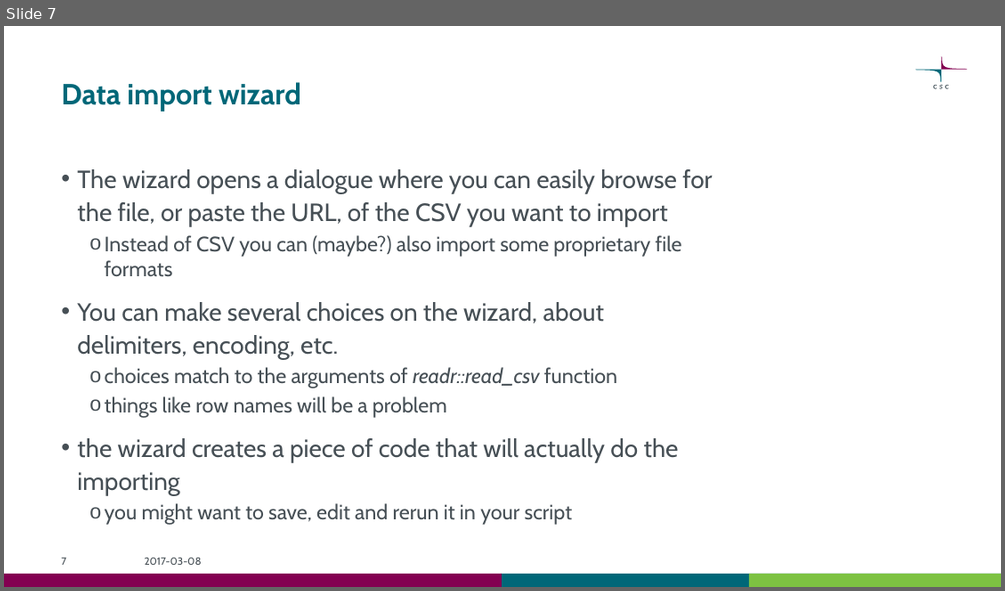
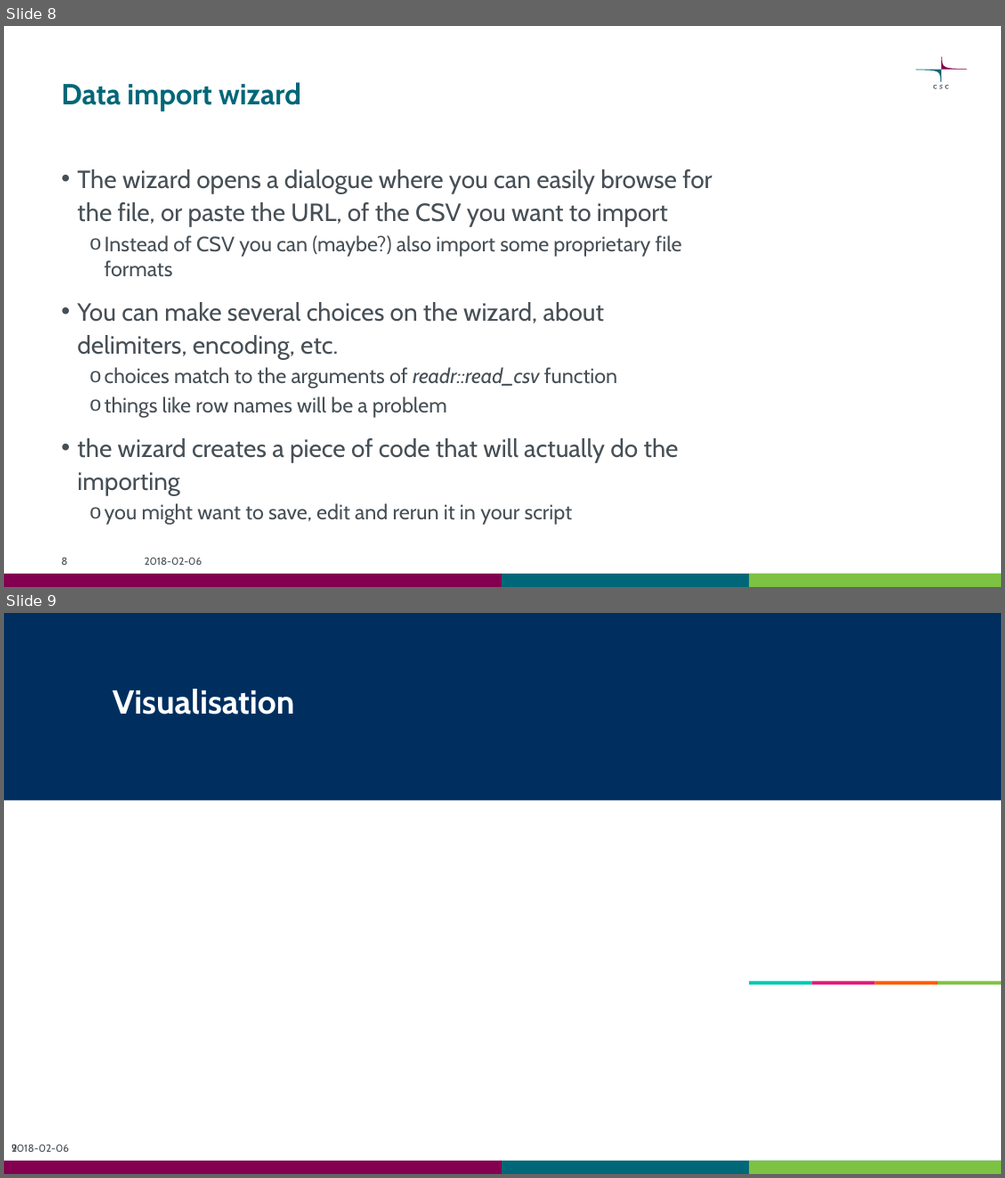
Before and after one commit to csc-training/wrangling-with-R, a slide deck: wrangling_with_r_bio18.pptx. Shown one above the other, each under a label of ours: slide 7 before the commit, slides 8 and 9 after it. The pictures are 1005x591 and 1005x1178 pixels, drawn with LibreOffice and Linux fonts; fonts in the diff are those of the drawing; background and template pictures are left out. Boxes give left, top, right and bottom in pixels: in the first picture for what was removed or moved away, otherwise in the second. Text is boxed around its words. In the diff, an @@ line names an element or a change of style, - is before the commit and + after.

```diff
--- a/wrangling_with_r_bio18.pptx
+++ b/wrangling_with_r_bio18.pptx
@@ slide 9 added at [4, 613, 1001, 1174], background #FFFFFF; not listed: 3 template elements that a slide beside it also shows @@
@@ rectangle added at [4, 613, 1001, 801], fill #002F5F @@
@@ title added at [113, 689, 295, 714], 32 pt, text #FFFFFF, bold @@
+Visualisation
@@ group added at [749, 981, 1001, 985]: 4 rectangles @@
@@ text added at [11, 1143, 69, 1151], 10 pt, text #465055 @@
+2018-02-06
@@ page number added at [11, 1143, 17, 1151], 10 pt, text #465055 @@
+9
@@ what was slide 7 is now slide 8 @@
@@ slide 8 changed as well @@
@@ page number at [61, 556, 67, 564]: text changed @@
-7
+8
@@ text at [145, 556, 202, 564]: text changed @@
-2017-03-08
+2018-02-06
```
Also in this commit, not shown: 28 other slides changed, 4 other slides added, 6 slides removed, 2 other files.
